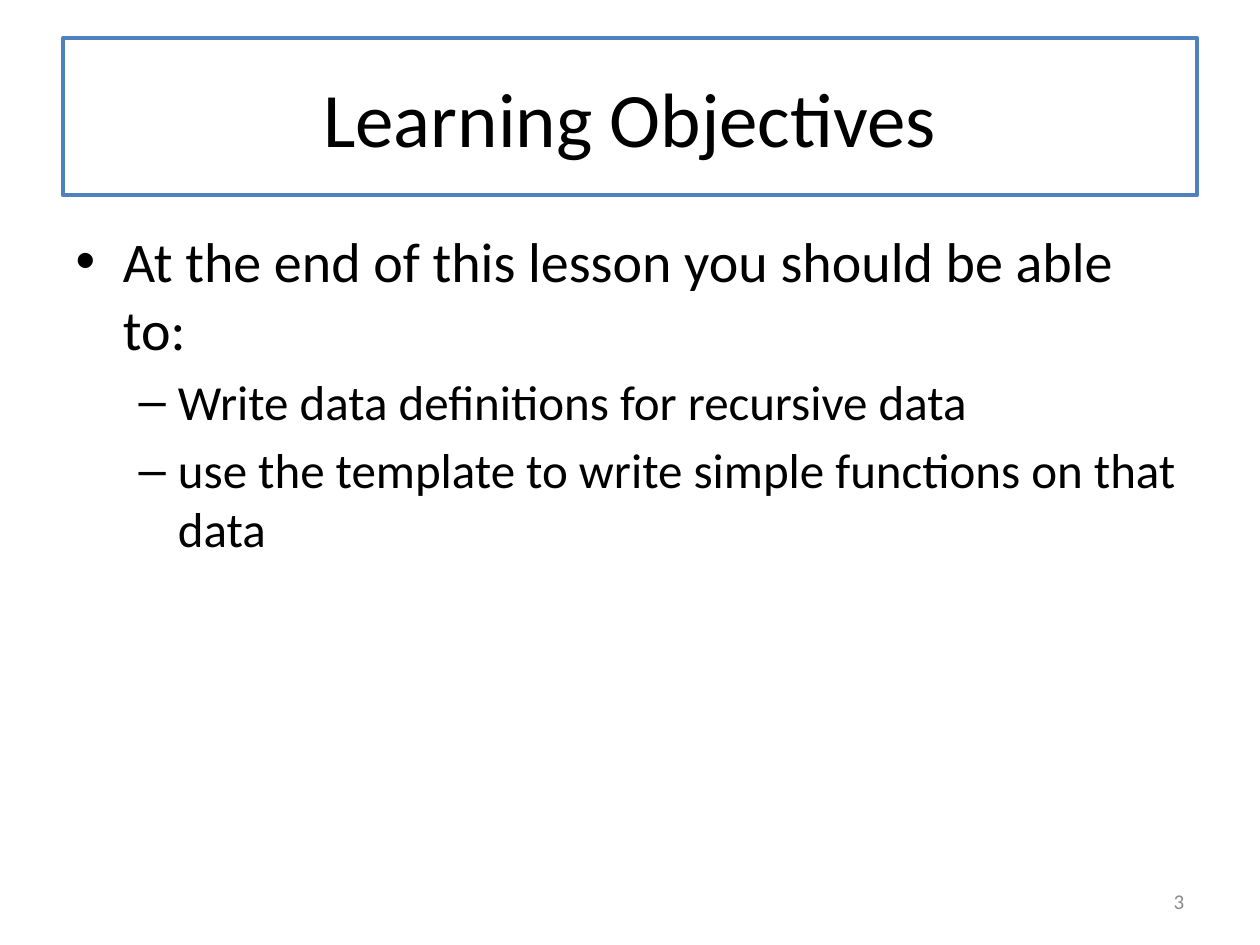
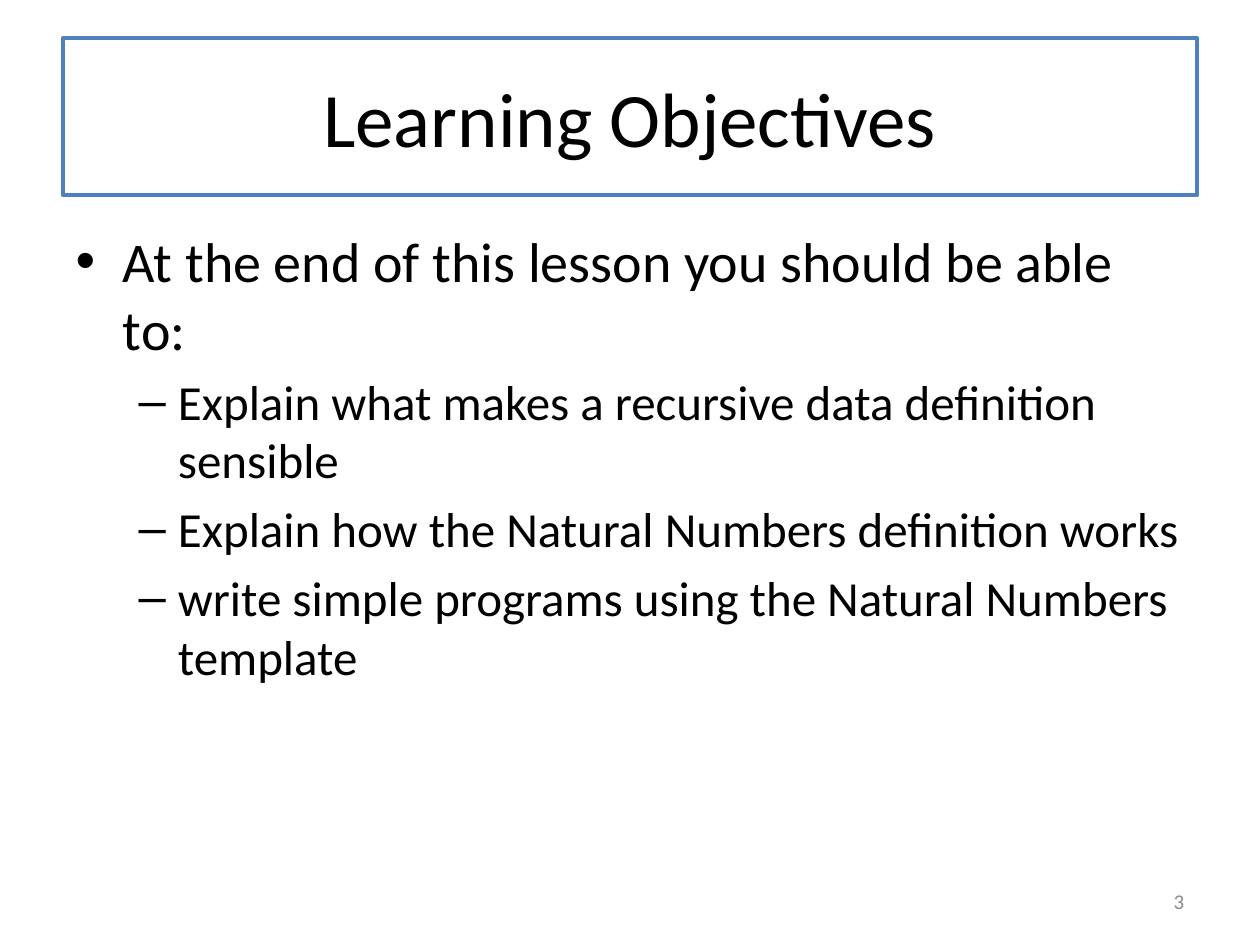
Before and after one commit to mwand/cs5010f16, a slide deck: slide 3 of Slides/Lesson 4.4 More Recursive Data Types.pptx. Drawn at 1260x945 pixels with LibreOffice and Linux fonts; fonts in the diff are those of the drawing. Boxes give left, top, right and bottom in pixels: in the first picture for what was removed or moved away, otherwise in the second. Text is boxed around its words. In the diff, an @@ line names an element or a change of style, - is before the commit and + after.

Commit message:
redid Natural Numbers lesson

```diff
--- a/Slides/Lesson 4.4 More Recursive Data Types.pptx
+++ b/Slides/Lesson 4.4 More Recursive Data Types.pptx
@@ text at [178,386,1178,683]: text changed @@
-  – Write data definitions for recursive data
-  – use the template to write simple functions on that data
+  – Explain what makes a recursive data definition sensible
+  – Explain how the Natural Numbers definition works
+  – write simple programs using the Natural Numbers template
```
Also in this commit, not shown: 8 other slides changed, 9 slides added, 7 slides removed, 4 other files.
